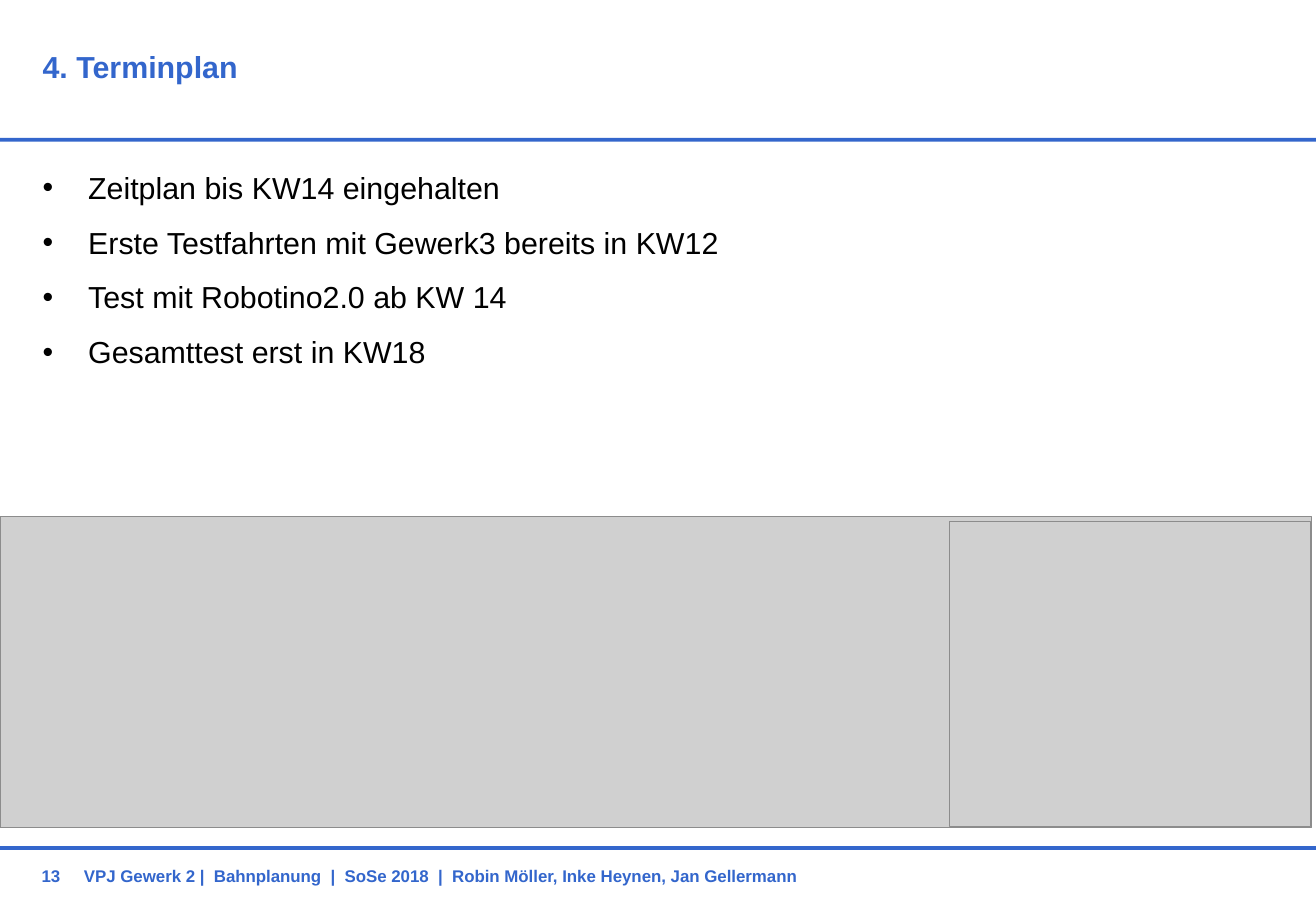
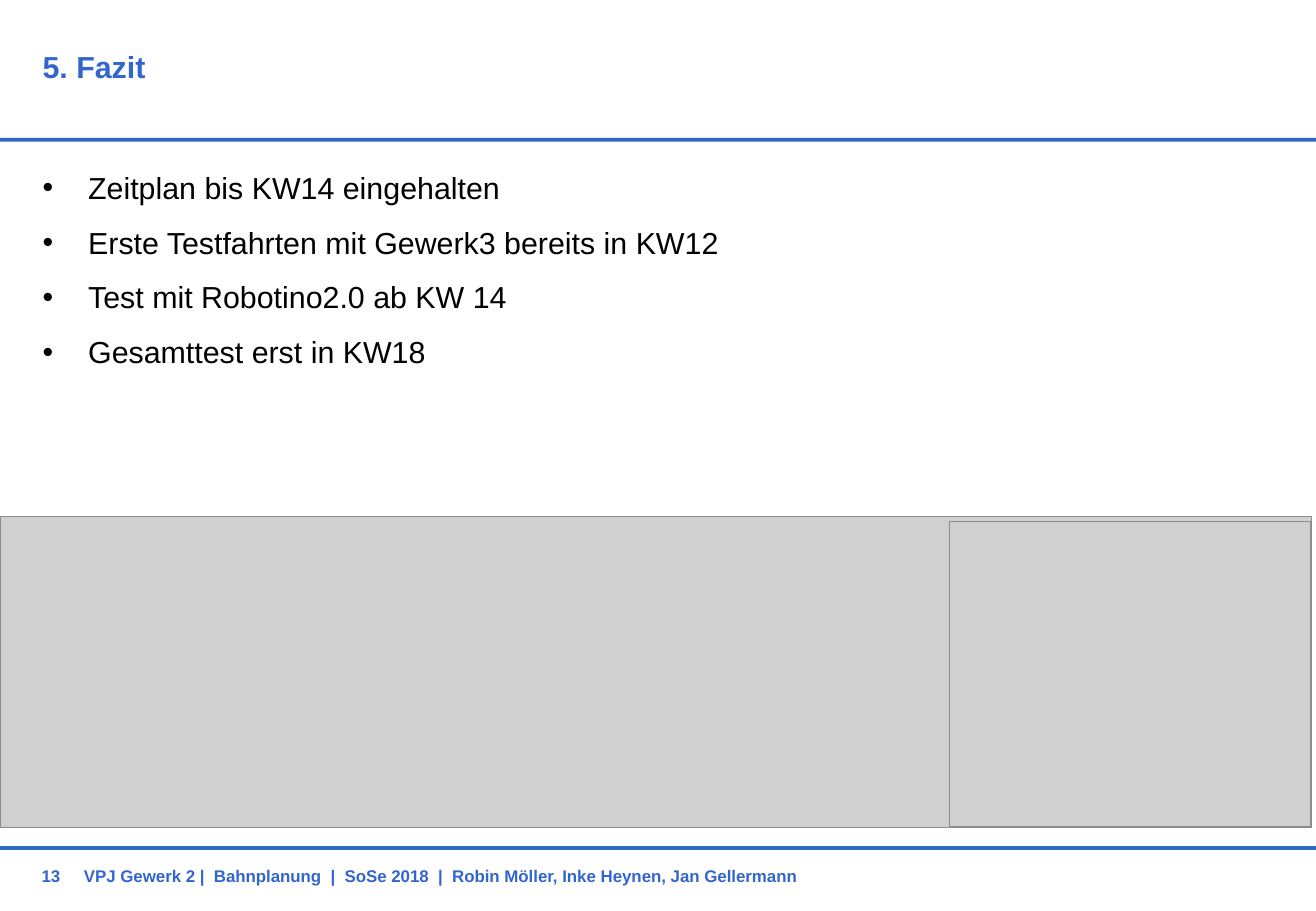
Before and after one commit to RobinMoeller/VPJ-Gewerk-2, a slide deck: slide 13 of Präsentationen/Endpräsi.pptx. Drawn at 1316x911 pixels with LibreOffice and Linux fonts; fonts in the diff are those of the drawing; grey boxes stand for pictures; background and template pictures are left out. Boxes give left, top, right and bottom in pixels: in the first picture for what was removed or moved away, otherwise in the second. Text is boxed around its words. In the diff, an @@ line names an element or a change of style, - is before the commit and + after.

```diff
--- a/Präsentationen/Endpräsi.pptx
+++ b/Präsentationen/Endpräsi.pptx
@@ title at <box>43,56,145,79</box>: text changed @@
-4. Terminplan
+5. Fazit
```
Also in this commit, not shown: 1 other slide changed.
